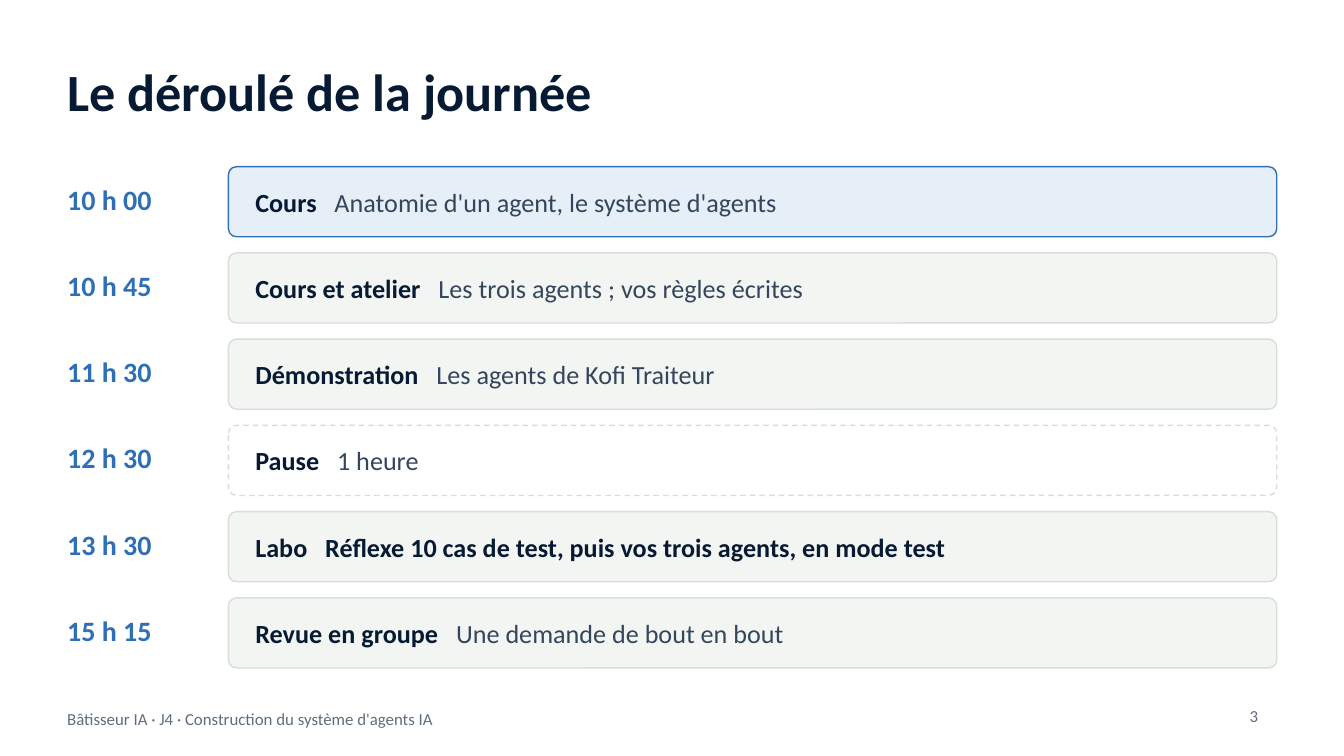
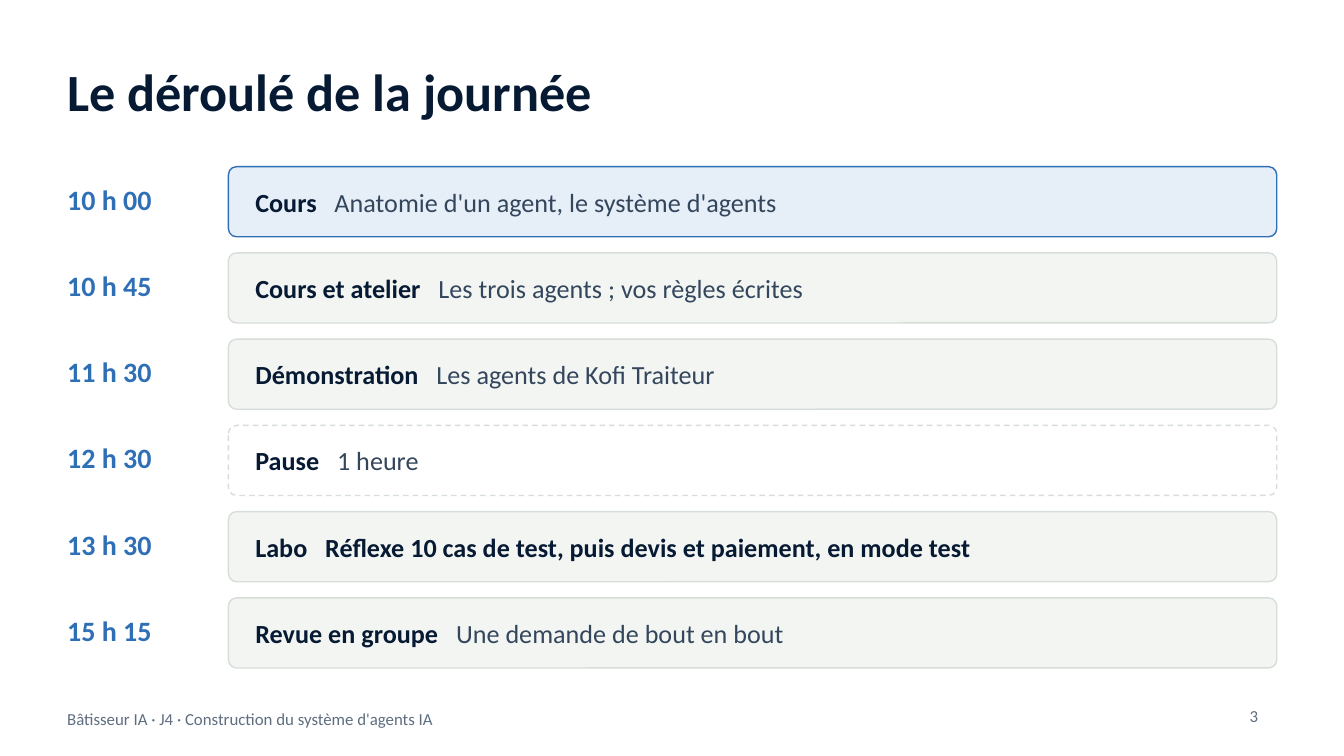
Before and after one commit to benyG/cisspbootcamp, a slide deck: slide 3 of content/library/files/Batisseur-IA-J4.pptx. Drawn at 1344x756 pixels with LibreOffice and Linux fonts; fonts in the diff are those of the drawing. Boxes give left, top, right and bottom in pixels: in the first picture for what was removed or moved away, otherwise in the second. Text is boxed around its words. In the diff, an @@ line names an element or a change of style, - is before the commit and + after.

```diff
--- a/content/library/files/Batisseur-IA-J4.pptx
+++ b/content/library/files/Batisseur-IA-J4.pptx
@@ text at (255, 538, 970, 561): text changed @@
-Labo Réflexe 10 cas de test, puis vos trois agents, en mode test
+Labo Réflexe 10 cas de test, puis devis et paiement, en mode test
```
Also in this commit, not shown: 6 other slides changed, 7 other files.
